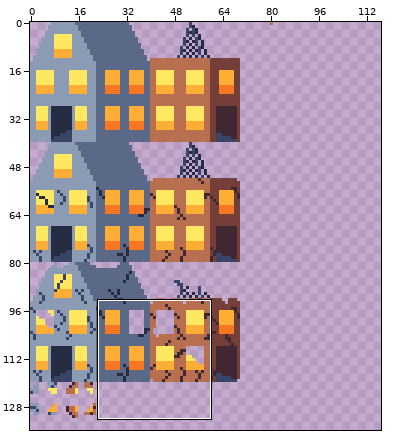
A pixel-art file gets an edit: assets/sliced-images/buildings.ase. Above, an overview of the earlier version with the close-up marked.
Close-up. Before the commit:
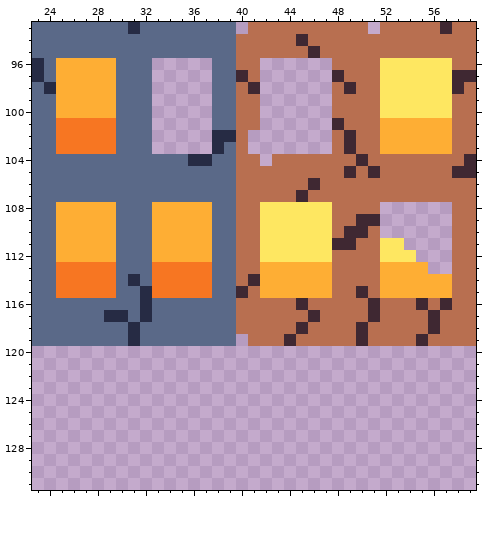
512x512 pixels, 1 frame. Shown: x 23..59, y 93..131. The wide view leaves out empty margins. The commit also changed other parts of the picture, which this record leaves out.
New version:
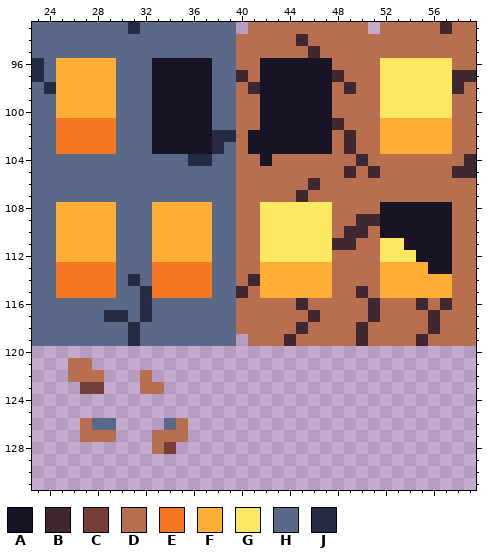
Palette (. is transparent): A #181425  B #3f2832  C #743f39  D #b86f50  E #f77622  F #feae34  G #fee761  H #5a6988  J #262b44
The edit:
y 96..101: x 33..37 ..... -> AAAAA; x 42..47 ...... -> AAAAAA
y 102..103: x 33..37 ..... -> AAAAA; x 41..47 ....... -> AAAAAAA
y 104: x 42 . -> A
y 108..110: x 52..57 ...... -> AAAAAA
y 111: x 54..57 .... -> AAAA
y 112: x 55..57 ... -> AAA
y 113: x 56..57 .. -> AA
y 121: x 26..27 .. -> DD
y 122: x 26..28 ... -> DDD; x 32 . -> D
y 123: x 27..28 .. -> CC; x 32..33 .. -> DD
y 126: x 27..29 ... -> DHH; x 34..35 .. -> HD
y 127: x 27..29 ... -> DDD; x 33..35 ... -> DDD
y 128: x 33..34 .. -> DC
Boxes around the changes in both close-ups, in picture pixels (x1, y1, x2, y2):
added: (152, 58, 212, 154)
added: (248, 58, 332, 166)
added: (380, 202, 452, 274)
added: (68, 358, 188, 454)
